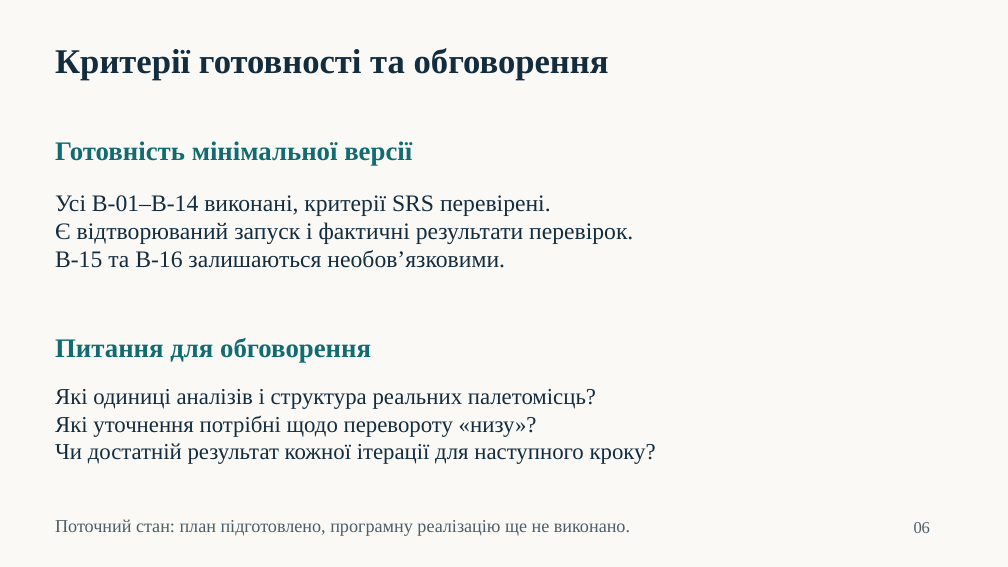
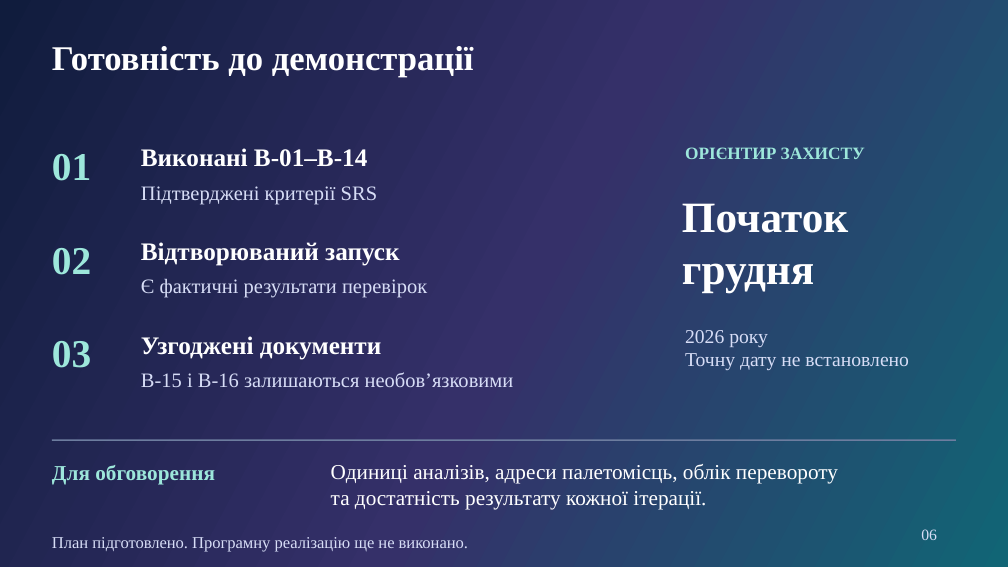
Before and after one commit to olehabram/pallet-warehouse, a slide deck: slide 6 of docs/Iterations_Discussion.pptx. Drawn at 1008x567 pixels with LibreOffice and Linux fonts; fonts in the diff are those of the drawing. Boxes give left, top, right and bottom in pixels: in the first picture for what was removed or moved away, otherwise in the second. Text is boxed around its words. In the diff, an @@ line names an element or a change of style, - is before the commit and + after.

Commit message:
Оновлено дизайн презентації ітерацій
Додано градієнти, схеми готовності й руху палети та різні композиції слайдів. Титульний слайд доповнено назвою університету, дисципліною, назвою роботи та викладачкою Мулесою О. Ю.

```diff
--- a/docs/Iterations_Discussion.pptx
+++ b/docs/Iterations_Discussion.pptx
@@ background #FAF9F5 to gradient #101C3D to #353069 to #116575 @@
@@ text added at bbox=[52, 46, 474, 76], 33 pt, text #FFFFFF, bold @@
+Готовність до демонстрації
@@ text removed at bbox=[55, 48, 609, 80] @@
-Критерії готовності та обговорення
@@ text removed at bbox=[55, 141, 412, 166] @@
-Готовність мінімальної версії
@@ text at bbox=[141, 148, 367, 167]: text changed; size 22.5 to 24 pt; text colour #132C3E to #FFFFFF; bold on @@
-Усі B-01–B-14 виконані, критерії SRS перевірені.
-Є відтворюваний запуск і фактичні результати перевірок.
-B-15 та B-16 залишаються необов’язковими.
+Виконані B-01–B-14
@@ text added at bbox=[685, 147, 865, 159], 16.5 pt, text #9DE7DB, bold @@
+ОРІЄНТИР ЗАХИСТУ
@@ text added at bbox=[52, 154, 91, 181], 37.5 pt, text #9DE7DB, bold @@
+01
@@ text added at bbox=[141, 186, 377, 205], 19.5 pt, text #D7DDF6 @@
+Підтверджені критерії SRS
@@ text added at bbox=[682, 203, 848, 293], 41.2 pt, text #FFFFFF, bold @@
+Початок
+грудня
@@ text added at bbox=[52, 248, 91, 275], 37.5 pt, text #9DE7DB, bold @@
+02
@@ text added at bbox=[141, 242, 399, 266], 24 pt, text #FFFFFF, bold @@
+Відтворюваний запуск
@@ text added at bbox=[141, 279, 427, 298], 19.5 pt, text #D7DDF6 @@
+Є фактичні результати перевірок
@@ text added at bbox=[52, 341, 91, 368], 37.5 pt, text #9DE7DB, bold @@
+03
@@ text added at bbox=[141, 336, 382, 360], 24 pt, text #FFFFFF, bold @@
+Узгоджені документи
@@ text added at bbox=[685, 330, 909, 370], 18.8 pt, text #D7DDF6 @@
+2026 року
+Точну дату не встановлено
@@ text removed at bbox=[55, 389, 656, 464] @@
-Які одиниці аналізів і структура реальних палетомісць?
-Які уточнення потрібні щодо перевороту «низу»?
-Чи достатній результат кожної ітерації для наступного кроку?
@@ text added at bbox=[141, 372, 514, 387], 19.5 pt, text #D7DDF6 @@
+B-15 і B-16 залишаються необов’язковими
@@ rectangle added at bbox=[52, 439, 957, 441], fill #6D7D9F @@
@@ text at bbox=[52, 465, 215, 484]: text changed; size 25.5 to 20.2 pt; text colour #126B70 to #9DE7DB @@
-Питання для обговорення
+Для обговорення
@@ text added at bbox=[331, 464, 838, 509], 20.2 pt, text #FFFFFF @@
+Одиниці аналізів, адреси палетомісць, облік перевороту
+та достатність результату кожної ітерації.
@@ text at bbox=[52, 537, 468, 551]: text changed; size 17.2 to 15.8 pt; text colour #4C5E68 to #D7DDF6 @@
-Поточний стан: план підготовлено, програмну реалізацію ще не виконано.
+План підготовлено. Програмну реалізацію ще не виконано.
@@ text "06": place and size @@
-text "06" at bbox=[914, 522, 931, 533]
+text "06" at bbox=[921, 529, 937, 540]
@@ text "06" at bbox=[921, 529, 937, 540]: size 15.8 to 15 pt, text colour #4C5E68 to #D7DDF6 @@
```
Also in this commit, not shown: 4 other slides changed, 1 slide added, 1 slide removed.
